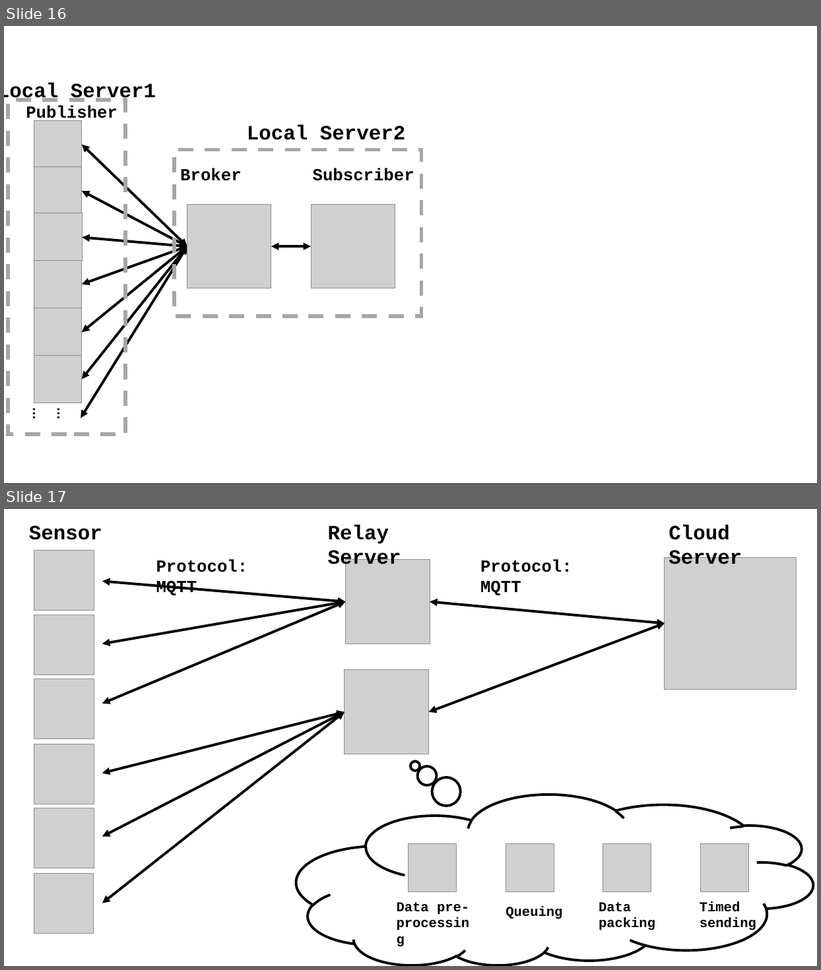
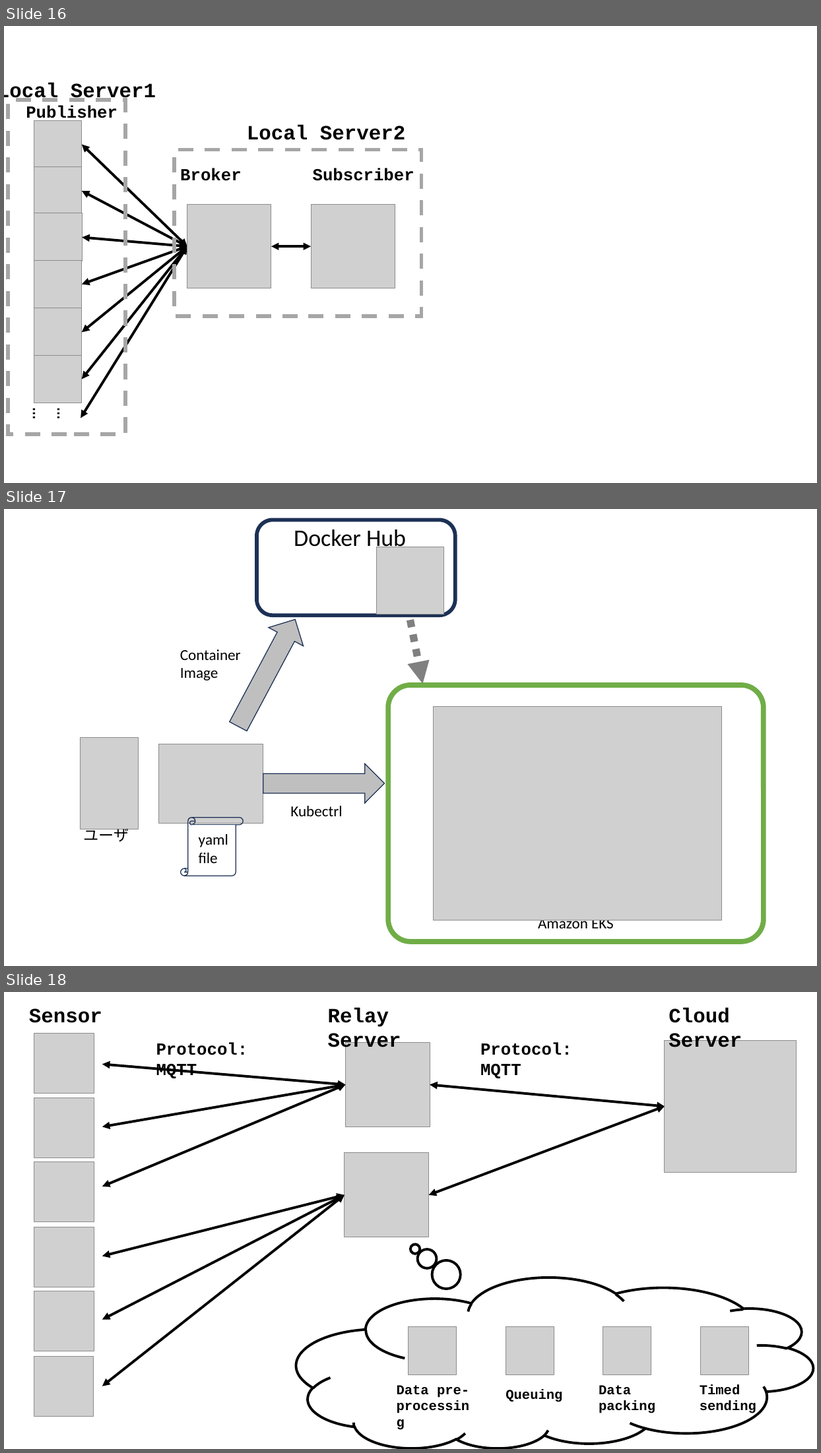
Before and after one commit to HidemotoNakada/iot2403, a slide deck: figs.pptx. Shown one above the other, each under a label of ours: slides 16 and 17 before the commit, slides 16, 17 and 18 after it. The pictures are 821x970 and 821x1453 pixels, drawn with LibreOffice and Linux fonts; fonts in the diff are those of the drawing; grey boxes stand for pictures. Boxes give left, top, right and bottom in pixels: in the first picture for what was removed or moved away, otherwise in the second. Text is boxed around its words. In the diff, an @@ line names an element or a change of style, - is before the commit and + after.

```diff
--- a/figs.pptx
+++ b/figs.pptx
@@ slide 17 added at <box>4,509,817,966</box>, background #FFFFFF @@
@@ rounded rectangle added at <box>257,520,455,616</box>, outline #1E3256 4.5 pt, 18 pt, text #FFFFFF @@
+Docker Hub
@@ text added at <box>294,529,406,553</box>, 28 pt, text #000000 @@
+Docker Hub
@@ picture added at <box>377,547,444,614</box> @@
@@ up arrow added at <box>221,611,313,736</box>, fill #BFBFBF, outline #1E3256 1 pt @@
@@ arrow added from (411, 620) to (423, 684), #808080 8.75 pt dashed @@
@@ text added at <box>180,650,241,681</box>, 18 pt, text #000000 @@
+Container
+Image
@@ rounded rectangle added at <box>388,685,764,942</box>, fill #FFFFFF, outline #70AD47 6 pt, 18 pt, text #000000 @@
+Amazon EKS
@@ picture added at <box>434,706,722,921</box> @@
@@ picture added at <box>80,738,138,830</box> @@
@@ picture added at <box>159,744,263,823</box> @@
@@ up arrow added at <box>263,764,384,803</box>, fill #BFBFBF, outline #1E3256 1 pt @@
@@ vertical scroll added at <box>181,818,243,876</box>, outline #1E3256 1 pt @@
@@ text added at <box>290,806,342,817</box>, 18 pt, text #000000 @@
+Kubectrl
@@ text added at <box>84,826,129,842</box>, 18 pt, text #000000 @@
+ユーザ
@@ text added at <box>199,834,228,863</box>, 18 pt, text #000000 @@
+yaml
+file
@@ what was slide 17 is now slide 18 @@
```
Also in this commit, not shown: 5 other files.
